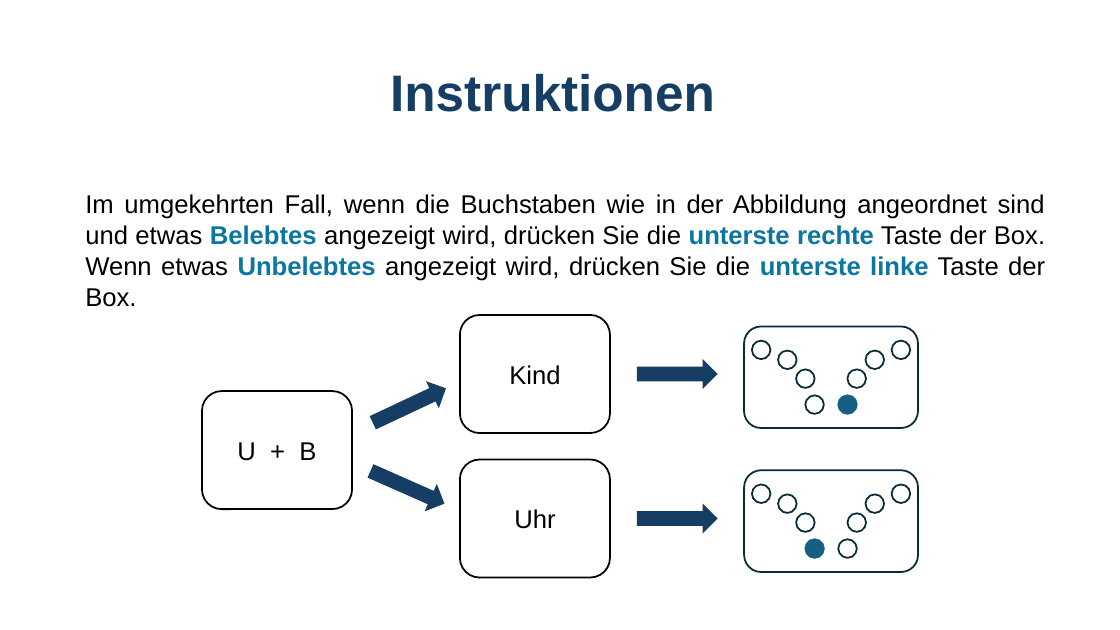
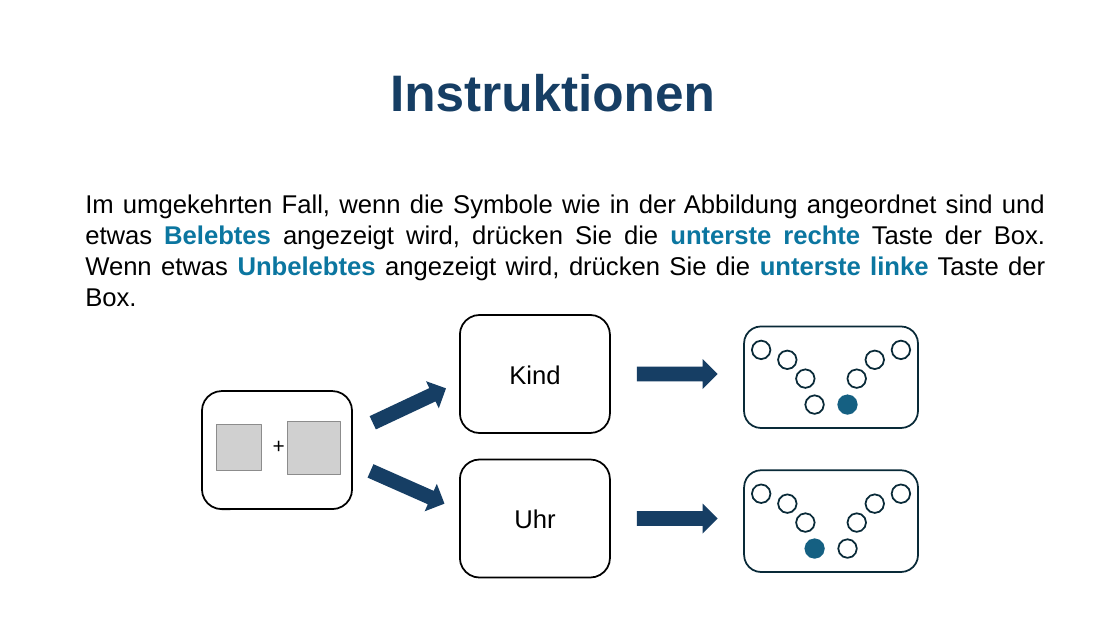
Before and after one commit to GidonFrischkorn/Ambizione-IndividualDifferencesStudy, a slide deck: slide 5 of tasks/word-judgement-changingSR/assets/Instructions_wordschangeSRBOX.pptx. Drawn at 1120x630 pixels with LibreOffice and Linux fonts; fonts in the diff are those of the drawing; grey boxes stand for pictures. Boxes give left, top, right and bottom in pixels: in the first picture for what was removed or moved away, otherwise in the second. Text is boxed around its words. In the diff, an @@ line names an element or a change of style, - is before the commit and + after.

```diff
--- a/tasks/word-judgement-changingSR/assets/Instructions_wordschangeSRBOX.pptx
+++ b/tasks/word-judgement-changingSR/assets/Instructions_wordschangeSRBOX.pptx
@@ text at (x1=85, y1=194, x2=1045, y2=307): text changed @@
-Im umgekehrten Fall, wenn die Buchstaben wie in der Abbildung angeordnet sind und etwas Belebtes angezeigt wird, drücken Sie die unterste rechte Taste der Box. Wenn etwas Unbelebtes angezeigt wird, drücken Sie die unterste linke Taste der Box.
+Im umgekehrten Fall, wenn die Symbole wie in der Abbildung angeordnet sind und etwas Belebtes angezeigt wird, drücken Sie die unterste rechte Taste der Box. Wenn etwas Unbelebtes angezeigt wird, drücken Sie die unterste linke Taste der Box.
@@ picture added at (x1=217, y1=425, x2=262, y2=471) @@
@@ text removed at (x1=237, y1=442, x2=316, y2=461) @@
-U + B
@@ text added at (x1=265, y1=429, x2=293, y2=462), 18 pt, text #000000 @@
++
@@ picture added at (x1=287, y1=422, x2=340, y2=475) @@
```
Also in this commit, not shown: 3 other slides changed, 12 other files.
